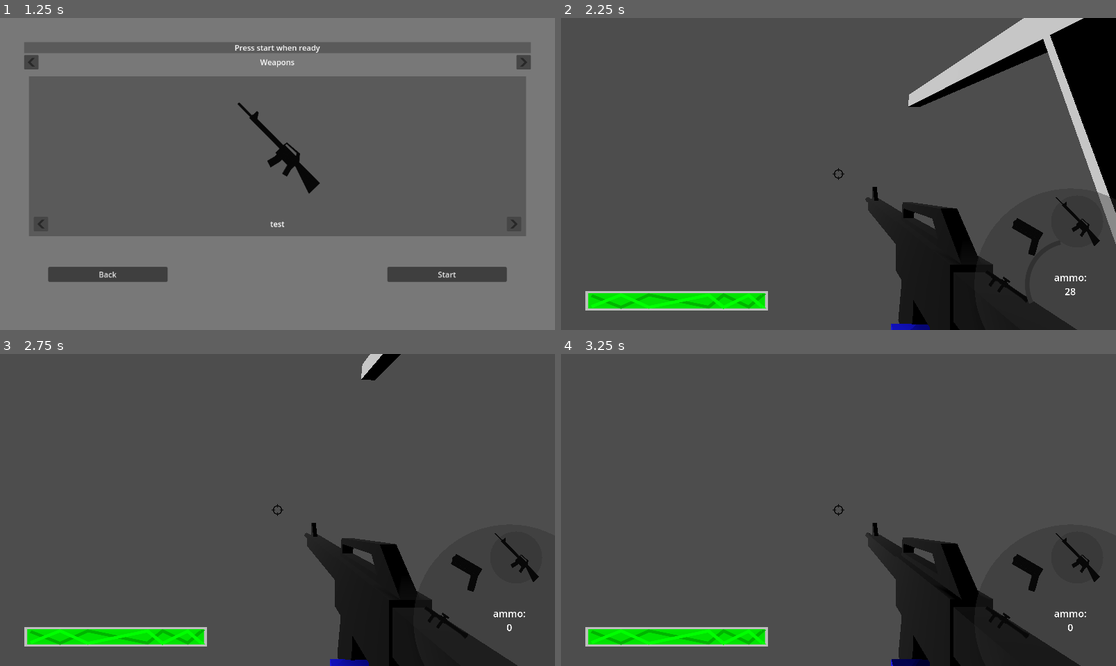
Above: before the commit, frames 1-4 (two rows, left to right).
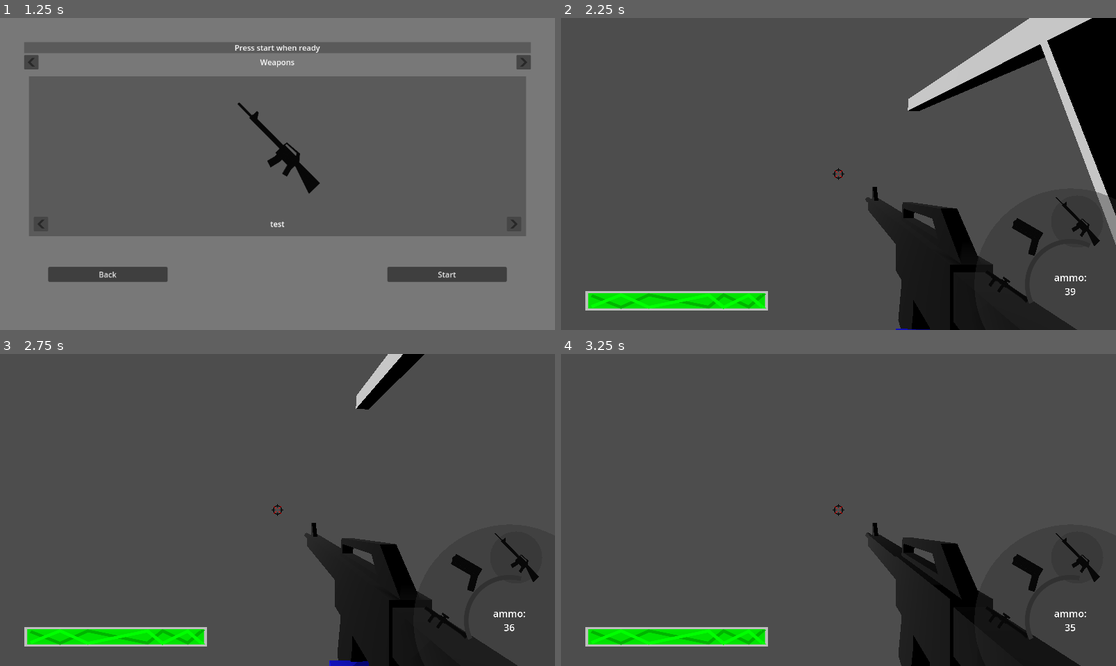
Above: after the commit, the same moments.

Repository: KellyBringino/FirstPersonShooterTest
Game: Godot game, scene res://UI/MainMenu.tscn
Same seed, same stepped clock (60 frames per second), same inputs: the game is played once before the commit and once after it.
Inputs (mouse positions are in pixels of both pictures, inside the frame that each line leads up to):
- Up to frame 1 (1.25 s): click "Start" at 0.5 s
- Up to frame 2 (2.25 s): click "Start" at 1.25 s; tap Enter at 2 s; move the mouse to (866, 174) at 2.02 s; press the mouse at (866, 174) at 2.03 s; hold W (forward) from 2.03 s (still down)
- Up to frame 3 (2.75 s): keep holding W (forward); tap Space (jump) at 2.27 s
- Up to frame 4 (3.25 s): keep holding W (forward); move the mouse to (810, 510) at 2.77 s; release the mouse at (810, 510) at 2.78 s; tap Ctrl (crouch) at 2.85 s; tap Space (jump) at 3.02 s; click (810, 510) at 3.05 s

Frame 1 is identical in both runs. In frame 2, 1.7% of the frame differs, in the area x 49-100%, y 0-100%; in frame 3, 1.2%; in frame 4, 0.2%.
Error before the commit: Invalid access to property or key 'collision_layer' on a base object of type 'null instance'. (res://Guns/HitScanGun.gd:13)

Commit message:
added inaccuracy and gun reticle

Diff:
--- a/Global/Game.gd
+++ b/Global/Game.gd
@@ -9,14 +9,20 @@
 const revolverInstance = preload("res://Guns/revolver.tscn")
 const rocketlauncherInstance = preload("res://Guns/rocketlauncher.tscn")
 
+const rocketInstance = preload("res://Guns/Projectile/rocket.tscn")
+
 const enemyHealth = 2000.0
 const playerHealth = 2000.0
 
-const rifleDamage = 300.0
-const sniperDamage = 1000.0
-const pistolDamage = 300.0
-const revolverDamage = 500.0
-const rocketlauncherDamage = 300.0
+
+const rifle = {name = "rifle", damage = 300.0, crit = 1.3, magsize = 40, flinch = 0.4}
+const sniper = {name = "sniper", damage = 1000.0, crit = 2.0, magsize = 3, flinch = 1.0}
+
+const pistol = {name = "pistol", damage = 300.0, crit = 1.5, magsize = 10, flinch = 0.4}
+const revolver = {name = "revolver", damage = 500.0, crit = 1.5, magsize = 6, flinch = 0.8}
+
+const rocketlauncher = {name = "rocketlauncher", damage = 300.0, crit = 1.0, magsize = 1, flinch = 0.0, proj = rocketInstance}
+
 
 var paused : bool = false
 var horizontalSensitivity = 0.8
--- a/Guns/Gun.gd
+++ b/Guns/Gun.gd
@@ -8,6 +8,7 @@
 @onready var ske : Skeleton3D = get_node("model/Armature/Skeleton3D")
 @onready var gripBoneAtt : BoneAttachment3D = $model/Armature/Skeleton3D/GripAttachment
 @onready var OffBoneAtt : BoneAttachment3D = $model/Armature/Skeleton3D/OffhandAttachment
+@onready var shootRay : RayCast3D = $BarrelEnd/ShootRay
 
 var damage : float
 var critMult : float
@@ -17,11 +18,11 @@
 var reloading : bool = false
 var grace : bool = false
 
-func startup(startDamage, critical, fullMag):
-	damage = startDamage
-	critMult = critical
-	mag = fullMag
-	MAG_MAX = fullMag
+func startup(object):
+	damage = object.damage
+	critMult = object.crit
+	mag = object.magsize
+	MAG_MAX = object.magsize
 
 func _process(_delta):
 	$Grip.global_transform.origin = gripBoneAtt.global_transform.origin
--- a/Guns/HitScanGun.gd
+++ b/Guns/HitScanGun.gd
@@ -3,15 +3,22 @@
 
 const misfireInst = preload("res://Guns/Projectile/Misfire.tscn")
 
-@onready var shootRay: RayCast3D = get_node("BarrelEnd/ShootRay")
+@onready var barrelEnd : Node3D = $BarrelEnd
+
+var flinch : float = 1.0
+var rng = RandomNumberGenerator.new()
+
+func startup(object):
+	flinch = (object.flinch/20.0)
+	super.startup(object)
 
 func fire():
 	if chambered && !reloading && mag > 0:
 		super.fire()
 		mag -= 1
 		var object = shootRay.get_collider()
-		print(object.collision_layer)
 		if (object != null):
+			print(object.collision_layer)
 			if object.collision_layer == 16:
 				object = object.get_node("../../../../../../")
 				if object.editor_description.contains("Enemy"):
@@ -28,6 +35,17 @@
 				misfire.look_at(shootRay.get_collision_normal())
 				print(misfire.rotation_degrees)
 				misfire.global_transform.origin = shootRay.get_collision_point()
+
+		get_node("/root/World/Player").recoil(flinch)
+		var t = get_tree().create_tween()
+		var f = Vector3(\
+			rng.randf_range(0.0,flinch)\
+			,rng.randf_range(-flinch,flinch)\
+			,0.0)
+		t.tween_property(barrelEnd,"rotation",barrelEnd.rotation + f,0.2)
+		t.tween_property(barrelEnd,"rotation",Vector3(0,0,0),0.5)
+		barrelEnd.rotation
+
 		chambered = false
 		$ShotTimer.start()
 	else:
--- a/Guns/ProjectileGun.gd
+++ b/Guns/ProjectileGun.gd
@@ -3,12 +3,12 @@
 
 var projectile
 
-func pstartup(startDamage, proj, fullMag):
-	damage = startDamage
-	projectile = proj
-	mag = fullMag
-	MAG_MAX = fullMag
-	startup(startDamage,1.0,fullMag)
+func pstartup(object):
+	damage = object.damage
+	projectile = object.proj
+	mag = object.magsize
+	MAG_MAX = object.magsize
+	startup(object)
 
 func fire():
 	if chambered && !reloading && mag > 0:
--- a/Guns/pistol.gd
+++ b/Guns/pistol.gd
@@ -1,7 +1,7 @@
 extends HitScanGun
 
 func _ready():
-	startup(Game.pistolDamage,1.5,10)
+	startup(Game.pistol)
 
 func heldFire():
 	pass
--- a/Guns/revolver.gd
+++ b/Guns/revolver.gd
@@ -1,7 +1,7 @@
 extends HitScanGun
 
 func _ready():
-	startup(Game.revolverDamage,1.5,6)
+	startup(Game.revolver)
 
 func heldFire():
 	pass
--- a/Guns/rifle.gd
+++ b/Guns/rifle.gd
@@ -1,7 +1,7 @@
 extends HitScanGun
 
 func _ready():
-	startup(Game.rifleDamage,1.3,40)
+	startup(Game.rifle)
 
 func singleFire():
 	pass
--- a/Guns/rocketlauncher.gd
+++ b/Guns/rocketlauncher.gd
@@ -1,9 +1,8 @@
 extends ProjectileGun
 
-const rocketInstance = preload("res://Guns/Projectile/rocket.tscn")
 
 func _ready():
-	pstartup(Game.rocketlauncherDamage,rocketInstance,1)
+	pstartup(Game.rocketlauncher)
 
 func heldFire():
 	pass
--- a/Guns/sniper.gd
+++ b/Guns/sniper.gd
@@ -1,7 +1,7 @@
 extends HitScanGun
 
 func _ready():
-	startup(Game.sniperDamage,2.0,3)
+	startup(Game.sniper)
 
 func heldFire():
 	pass
--- a/Player/Player.gd
+++ b/Player/Player.gd
@@ -39,6 +39,7 @@
 var mouseRot : Vector3
 var rotInput : float
 var tiltInput : float
+var flinchadd : float = 0.0
 var horizontalsens : float = 1.0
 var verticalsens : float = 1.0
 
@@ -146,6 +147,12 @@
 
 	move_and_slide()
 
+func recoil(amount):
+	var t = get_tree().create_tween()
+	amount /= 10
+	t.tween_property(get_node("."),"flinchadd",flinchadd + amount,0.02)
+	t.tween_property(get_node("."),"flinchadd",0.0,0.5)
+
 func take_step(step, stepraise, upspeed, downspeed, left):
 	var target_pos = step.global_position
 	var half = stepraise.global_position
@@ -234,9 +241,23 @@
 	else:
 		$CameraController/GunController.rotation = Vector3.ZERO
 
+	var curgun = null
+	if holdingHeavy:
+		curgun = heavy
+	else:
+		if holdingPrimary:
+			curgun = primary
+		else:
+			curgun = secondary
+	curgun.shootRay.force_raycast_update()
+	if curgun.shootRay.is_colliding():
+		get_node("/root/World/GUI").pointgun(curgun.shootRay.get_collision_point())
+	else:
+		get_node("/root/World/GUI").dontpointgun()
+
 func updateCamera(delta):
 	#find mouse movement
-	mouseRot.x += tiltInput * delta * 0.5 * verticalsens
+	mouseRot.x += (tiltInput * delta * 0.5 * verticalsens) + flinchadd
 	mouseRot.x = clamp(mouseRot.x, TILT_LOWER_LIMIT, TILT_UPPER_LIMIT)
 	mouseRot.y += rotInput * delta * 0.4 * horizontalsens
 	#move camera up and down
--- /dev/null
+++ b/Sprites/hitmark.svg
@@ -0,0 +1,59 @@
+<?xml version="1.0" encoding="UTF-8" standalone="no"?>
+<!-- Created with Inkscape (http://www.inkscape.org/) -->
+
+<svg
+   width="125mm"
+   height="125mm"
+   viewBox="0 0 125 125"
+   version="1.1"
+   id="svg1"
+   xml:space="preserve"
+   inkscape:export-filename="hitmark.svg"
+   inkscape:export-xdpi="96"
+   inkscape:export-ydpi="96"
+   xmlns:inkscape="http://www.inkscape.org/namespaces/inkscape"
+   xmlns:sodipodi="http://sodipodi.sourceforge.net/DTD/sodipodi-0.dtd"
+   xmlns="http://www.w3.org/2000/svg"
+   xmlns:svg="http://www.w3.org/2000/svg"><sodipodi:namedview
+     id="namedview1"
+     pagecolor="#ffffff"
+     bordercolor="#000000"
+     borderopacity="0.25"
+     inkscape:showpageshadow="2"
+     inkscape:pageopacity="0.0"
+     inkscape:pagecheckerboard="0"
+     inkscape:deskcolor="#d1d1d1"
+     inkscape:document-units="mm"
+     inkscape:export-bgcolor="#ffffff00" /><defs
+     id="defs1" /><g
+     inkscape:label="Layer 1"
+     inkscape:groupmode="layer"
+     id="layer1"><rect
+       style="fill:#ff0000;fill-opacity:1;stroke-width:0.495312"
+       id="rect1"
+       width="50"
+       height="10"
+       x="25.888348"
+       y="-5"
+       transform="matrix(0.70710678,0.70710678,0.70710678,-0.70710678,0,0)" /><rect
+       style="fill:#ff0000;fill-opacity:1;stroke-width:0.495312"
+       id="rect2"
+       width="50"
+       height="10"
+       x="100.88835"
+       y="-5"
+       transform="matrix(0.70710678,0.70710678,0.70710678,-0.70710678,0,0)" /><rect
+       style="fill:#ff0000;fill-opacity:1;stroke-width:0.495312"
+       id="rect3"
+       width="50"
+       height="10"
+       x="-62.5"
+       y="-93.388351"
+       transform="rotate(135)" /><rect
+       style="fill:#ff0000;fill-opacity:1;stroke-width:0.495312"
+       id="rect4"
+       width="50"
+       height="10"
+       x="12.5"
+       y="-93.388351"
+       transform="rotate(135)" /></g></svg>
--- a/UI/GUI.tscn
+++ b/UI/GUI.tscn
@@ -6,6 +6,7 @@
 [ext_resource type="Texture2D" uid="uid://b1owhjin572wr" path="res://Sprites/bar back.svg" id="3_mt0so"]
 [ext_resource type="Texture2D" uid="uid://crmjikty86roj" path="res://Sprites/circle bar.svg" id="3_wyimq"]
 [ext_resource type="Texture2D" uid="uid://cjrf3h3xoxrj0" path="res://Sprites/health.svg" id="4_0u4fy"]
+[ext_resource type="Texture2D" uid="uid://cyvgtgfpwye8m" path="res://Sprites/hitmark.svg" id="7_kq6is"]
 
 [node name="GUI" type="Node2D"]
 script = ExtResource("1_81un3")
@@ -123,7 +124,20 @@
 texture_under = ExtResource("3_mt0so")
 texture_progress = ExtResource("4_0u4fy")
 
+[node name="Hitmark" type="Control" parent="CanvasLayer/InGameGUI"]
+layout_mode = 2
+anchors_preset = 0
+offset_left = 576.0
+offset_top = 324.0
+offset_right = 576.0
+offset_bottom = 324.0
+
+[node name="Hitmark" type="Sprite2D" parent="CanvasLayer/InGameGUI/Hitmark"]
+scale = Vector2(0.05, 0.05)
+texture = ExtResource("7_kq6is")
+
 [node name="PauseMenu" type="MarginContainer" parent="CanvasLayer"]
+visible = false
 anchors_preset = 15
 anchor_right = 1.0
 anchor_bottom = 1.0
--- a/UI/UI.gd
+++ b/UI/UI.gd
@@ -43,6 +43,16 @@
 			hsensbar.value = int((Game.horizontalSensitivity - 0.2) * 10)
 			vsensbar.value = int((Game.verticalSensitivity - 0.2) * 10)
 
+func pointgun(point):
+	var cam = get_tree().root.get_camera_3d()
+	if !cam.is_position_behind(point):
+		var pos = cam.unproject_position(point)
+		$CanvasLayer/InGameGUI/Hitmark.position = pos
+	else:
+		$CanvasLayer/InGameGUI/Hitmark.position = $CanvasLayer/InGameGUI/CrosshairCenterContainer.position
+func dontpointgun():
+	$CanvasLayer/InGameGUI/Hitmark.position = $CanvasLayer/InGameGUI/CrosshairCenterContainer.position
+
 func setWeapons(w):
 	weapons = w
 	var pri = 0
Not shown, added: Sprites/hitmark.svg.import
Not shown: 1 places in UI/GUI.tscn that only renumber resources
Not shown, added: Guns/pis5C6F.tmp
Not shown, added: Guns/pis6240.tmp
